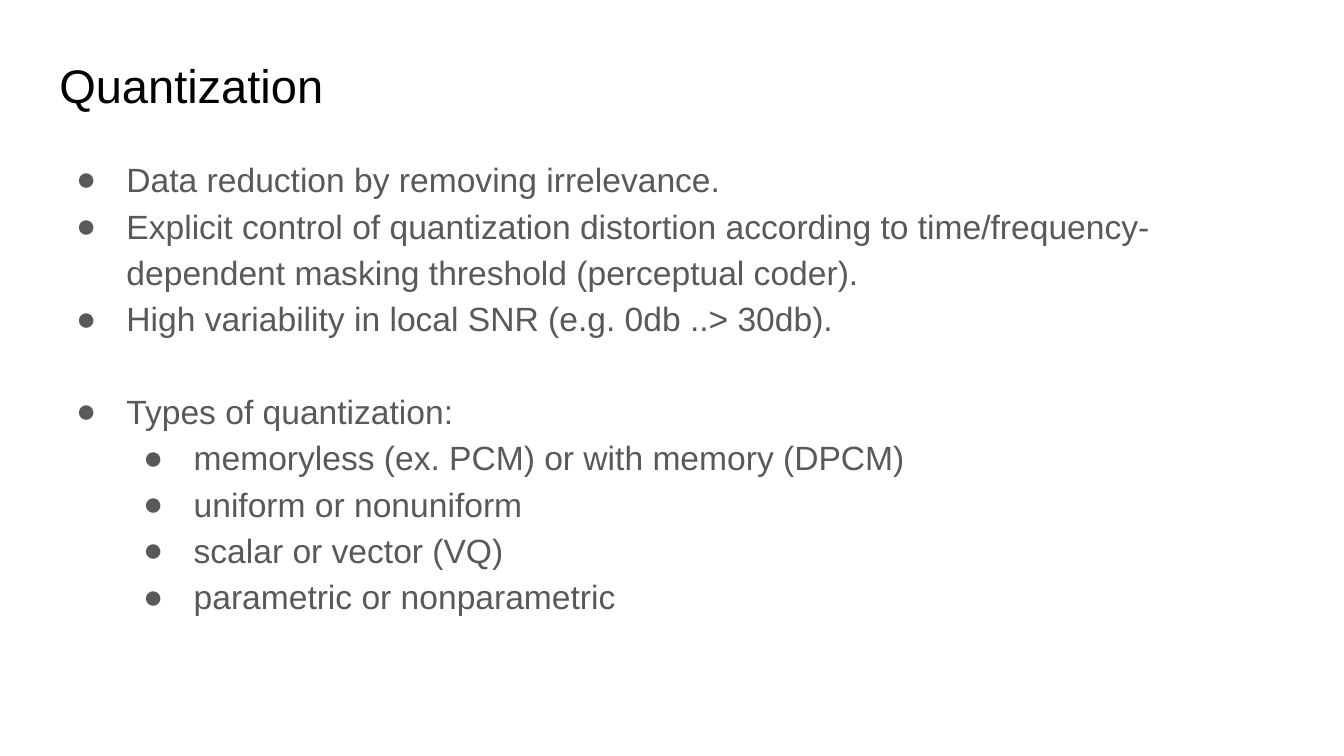
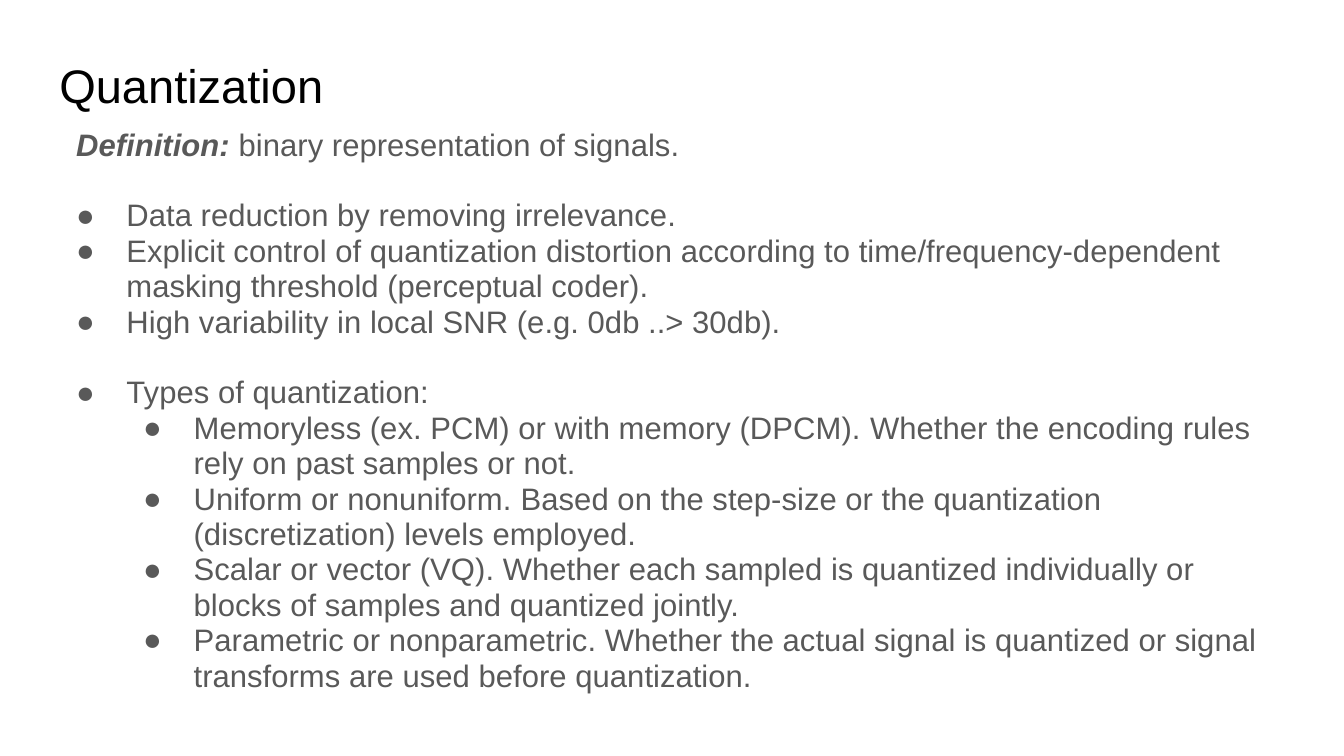
Before and after one commit to xserra/audio-coding-materials, a slide deck: slide 4 of lectures/2. Quantization and _entropy coding.pptx. Drawn at 1344x756 pixels with LibreOffice and Linux fonts; fonts in the diff are those of the drawing. Boxes give left, top, right and bottom in pixels: in the first picture for what was removed or moved away, otherwise in the second. Text is boxed around its words. In the diff, an @@ line names an element or a change of style, - is before the commit and + after.

```diff
--- a/lectures/2. Quantization and _entropy coding.pptx
+++ b/lectures/2. Quantization and _entropy coding.pptx
@@ text "Definition: binary representation of signals." moved from (x1=126, y1=167, x2=1149, y2=616) to (x1=76, y1=133, x2=1256, y2=693) @@
@@ text at (x1=76, y1=133, x2=679, y2=162): paragraph added @@
+Definition: binary representation of signals.
@@ text at (x1=126, y1=203, x2=1220, y2=410): size 18 to 16.6 pt in "Data reduction by removing irrelevance.", "Explicit control of quantization distortion according to ...", "High variability in local SNR (e.g. 0db ...", "Types of quantization:"; line spacing 1.15 to 0.95 @@
@@ text at (x1=194, y1=416, x2=1256, y2=693): text changed; size 18 to 16.6 pt @@
-  ● memoryless (ex. PCM) or with memory (DPCM)
-  ● uniform or nonuniform
-  ● scalar or vector (VQ)
-  ● parametric or nonparametric
+  ● Memoryless (ex. PCM) or with memory (DPCM). Whether the encoding rules rely on past samples or not.
+  ● Uniform or nonuniform. Based on the step-size or the quantization (discretization) levels employed.
+  ● Scalar or vector (VQ). Whether each sampled is quantized individually or blocks of samples and quantized jointly.
+  ● Parametric or nonparametric. Whether the actual signal is quantized or signal transforms are used before quantization.
```
Also in this commit, not shown: 5 other slides changed.
